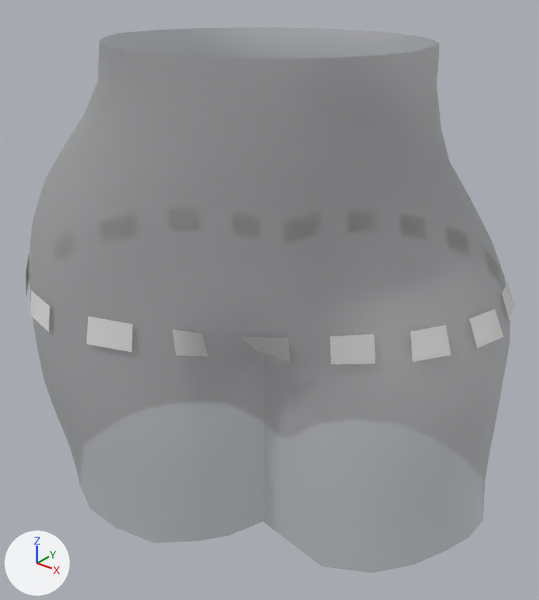
Before and after pictures for a commit that changed the FBX model Assets/_GameFolder/Models/NewClothes/Pant/NewPantReferance.fbx.
The view is the same before and after, from a 50 mm lens placed at (0.0813, -0.0983, 0.1229), pointed at (0.0018, 0.0011, 0.0613). The lights are fixed; the arrows at lower left show +X, +Y and +Z. Where no turn or scale is listed for an object, it has been applied to the vertices.

Objects in the first picture: 'Pant', 'Pant.001'.
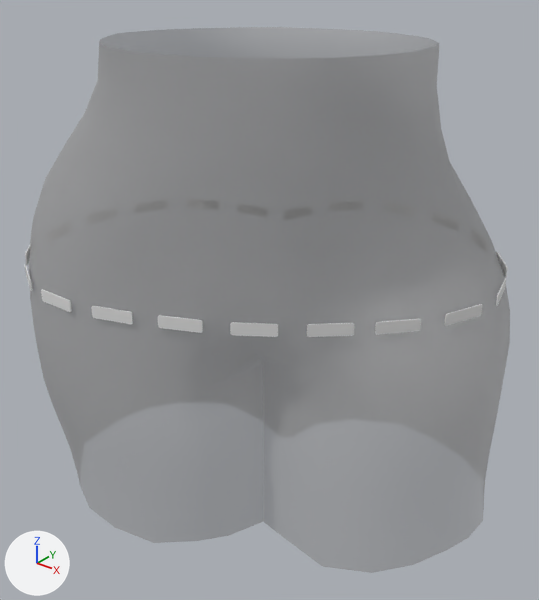
Diff of the bpy script that builds the scene:
```diff
--- a/Assets/_GameFolder/Models/NewClothes/Pant/NewPantReferance.fbx.py
+++ b/Assets/_GameFolder/Models/NewClothes/Pant/NewPantReferance.fbx.py
@@ me_plane_050 @@
+me_plane_050.from_pydata(...)  # 672 vertices, 378 faces; spans x -0.0419..0.0416, y -0.0339..0.0406, z 0.0677..0.071
+me_plane_050.materials.append(mat_material_011)  # white #e7e7e7
@@ ob_pant_001 @@
-ob_pant_001 = bpy.data.objects.new('Pant.001', me_mesh_063)
-ob_pant_001.location = (0.0, 0.0, 0.0)
@@ ob_pantline @@
+ob_pantline = bpy.data.objects.new('PantLine', me_plane_050)
+ob_pantline.location = (0.0, 0.0, 0.0)
```

Boxes (x1, y1, x2, y2) around the edits, measured in the pictures (539 x 600 px):
'Pant.001', deleted: before (26, 255, 514, 364)
'PantLine', added: after (25, 245, 508, 337)
